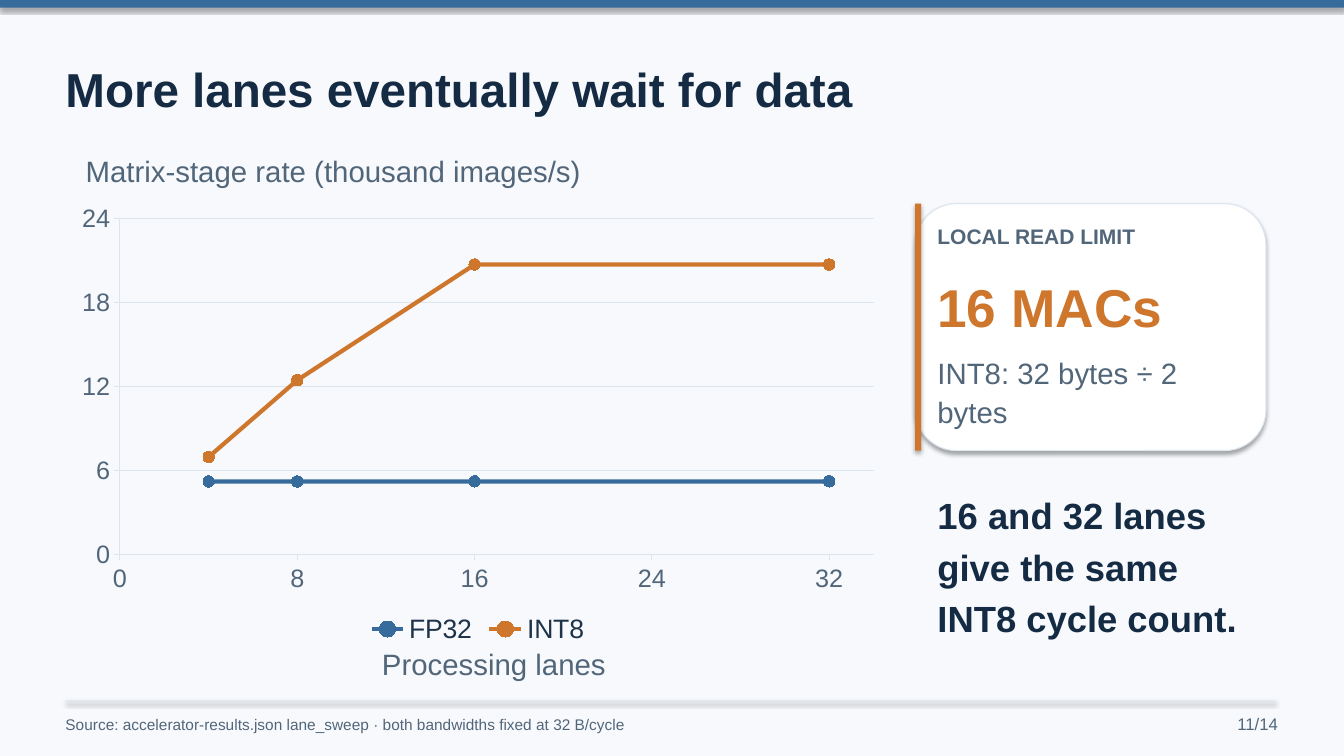
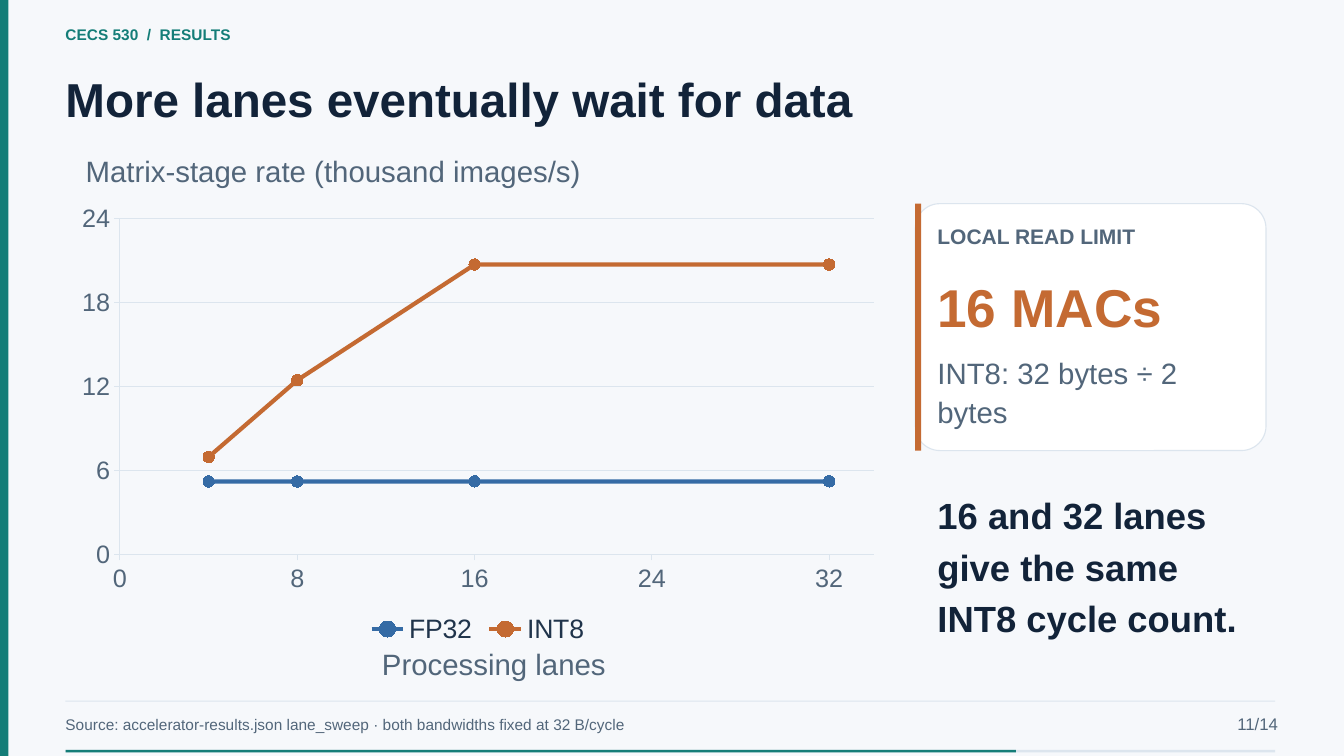
Before and after one commit to EnragedWaters/CECS-530-Quantized-Neural-Network-Accelerator, a slide deck: slide 11 of presentation/project-presentation.pptx. Drawn at 1344x756 pixels with LibreOffice and Linux fonts; fonts in the diff are those of the drawing. Boxes give left, top, right and bottom in pixels: in the first picture for what was removed or moved away, otherwise in the second. Text is boxed around its words. In the diff, an @@ line names an element or a change of style, - is before the commit and + after.

Commit message:
applying a theme to powerpoint to pretty it up

```diff
--- a/presentation/project-presentation.pptx
+++ b/presentation/project-presentation.pptx
@@ background #F7F9FC to #F6F8FB @@
@@ rectangle removed at <box>0,0,1344,7</box> @@
@@ rectangle added at <box>0,0,9,756</box>, fill #147D78 @@
@@ text added at <box>65,29,231,40</box>, 11 pt, text #147D78, bold @@
+CECS 530 / RESULTS
@@ text "More lanes eventually wait for ...": place and size @@
-text "More lanes eventually wait for ..." at <box>65,72,853,117</box>
+text "More lanes eventually wait for ..." at <box>65,82,853,127</box>
@@ text "More lanes eventually wait for ..." at <box>65,82,853,127</box>: text colour #142B43 to #122339 @@
@@ rounded rectangle at <box>915,204,1266,451</box>: outline #DDE5EF 0.8 pt to #DCE5EE 0.8 pt; shadow off; proportions changed @@
@@ rectangle at <box>915,204,922,451</box>: fill #CF762D to #C46A32; shadow off @@
@@ rectangle at <box>66,701,1275,702</box>: fill #DDE5EF to #DCE5EE; shadow off @@
@@ rectangle added at <box>66,750,1275,753</box>, fill #DCE5EE @@
@@ rectangle added at <box>66,750,1016,753</box>, fill #147D78 @@
```
Also in this commit, not shown: 17 other slides changed, 2 other files.
